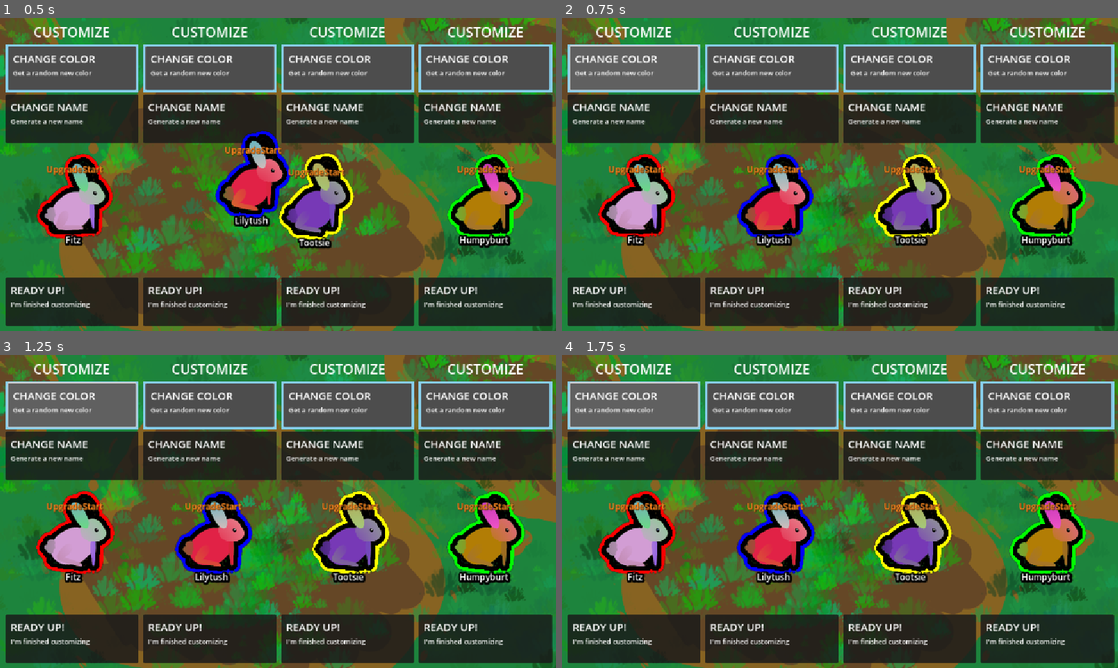
Above: before the commit, frames 1-4 (two rows, left to right).
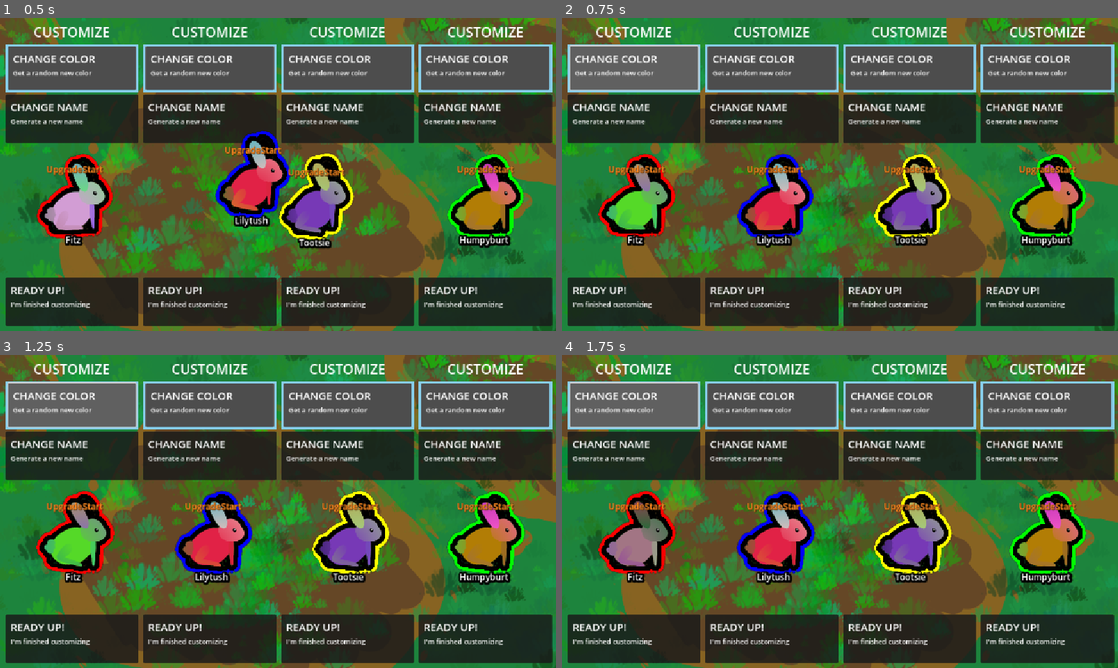
Above: after the commit, the same moments.

Repository: Galitie/tm2
Game: Godot game, scene res://test_scene.tscn
Same seed, same stepped clock (60 frames per second), same inputs: the game is played once before the commit and once after it. Sound files missing from this copy of the repository are replaced by a short silence.
Inputs (mouse positions are in pixels of both pictures, inside the frame that each line leads up to):
- Up to frame 1 (0.5 s): no input
- Up to frame 2 (0.75 s): click (634, 68) at 0.52 s
- Up to frame 3 (1.25 s): no input
- Up to frame 4 (1.75 s): click (634, 405) at 1.27 s

Frame 1 is identical in both runs. In frame 2, 1.1% of the frame differs, in the area x 8-19%, y 46-68%; in frame 3, 1.1%, in the area x 8-20%, y 47-68%; in frame 4, 1.1%.

Commit message:
Updated RandomizeColor to modify new part shader

Diff:
--- a/monster_generation.gd
+++ b/monster_generation.gd
@@ -46,10 +46,12 @@
 func GetMonsterPartsGroupName(monster: Monster) -> String:
 	return "monster%f_parts" % monster.player.controller_port
 
-# TODO: Used right now for the placeholder customizer, needs work to be more flexible
 func RandomizeColor(monster: Monster):
 	for part: MonsterPartNode in get_tree().get_nodes_in_group(GetMonsterPartsGroupName(monster)):
-		part.sprite.self_modulate = Color(randf_range(0.5, 1), randf_range(0.5, 1), randf_range(0.5, 1))
+		if part.sprite.material != null:
+			part.sprite.material.set_shader_parameter("part_color", Color(randf(), randf(), randf()))
+			if part.parent_part != null && part.parent_part.sprite.material != null:
+				part.sprite.material.set_shader_parameter("parent_part_color", part.parent_part.sprite.material.get_shader_parameter("part_color"))
 
 func AddPartToMonster(monster: Monster, monster_part: MonsterPart) -> void:
 	var part_to_replace: MonsterPartNode
--- a/monster_part_node.gd
+++ b/monster_part_node.gd
@@ -67,7 +67,7 @@
 
 		# NOTE: https://stackoverflow.com/questions/43044/algorithm-to-randomly-generate-an-aesthetically-pleasing-color-palette
 		# Randomly select a fixed palette and generate colors from there
-		var part_color: Color = Color(randf_range(0.0, 1), randf_range(0.0, 1), randf_range(0.0, 1))
+		var part_color: Color = Color(randf(), randf(), randf())
 		sprite.material.set_shader_parameter("part_color", part_color)
 
 	#if part.monster_type != MonsterPart.MONSTER_TYPE.ACCESSORY && parent_part != null && part.monster_type != parent_part.monster_type:
